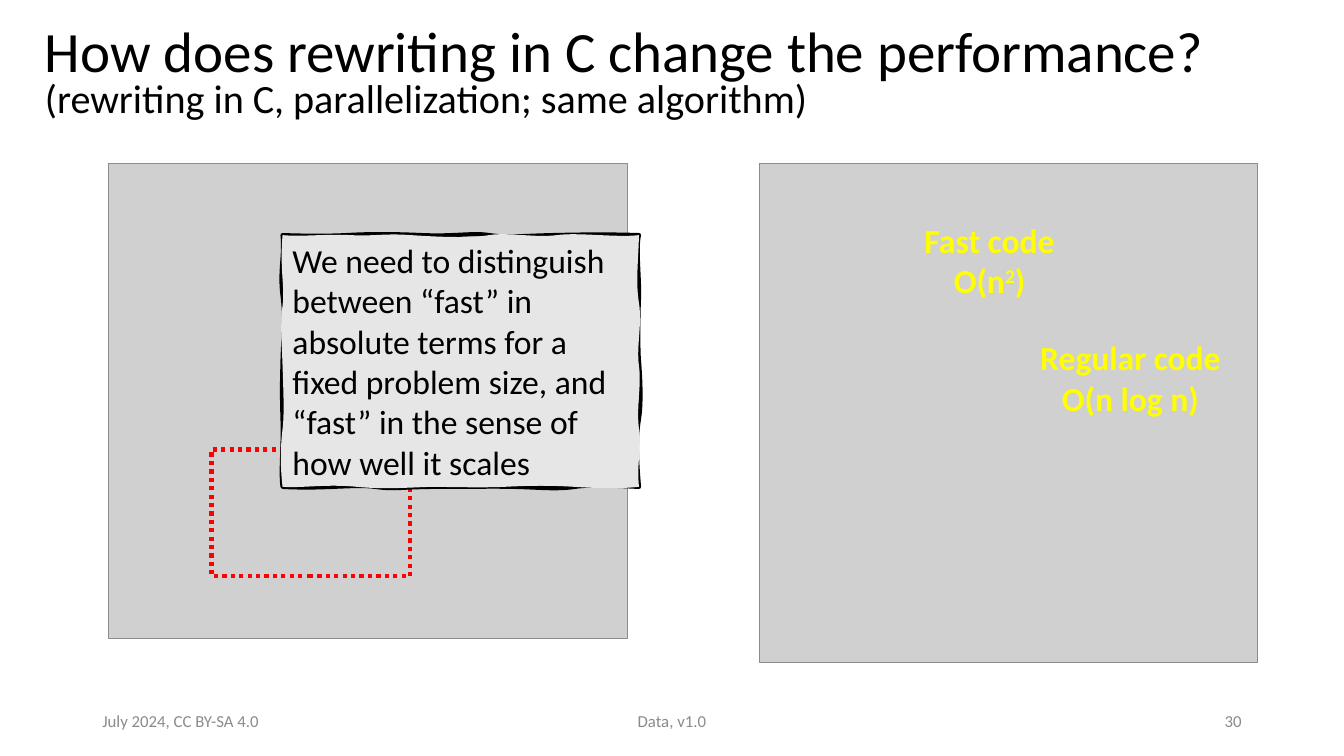
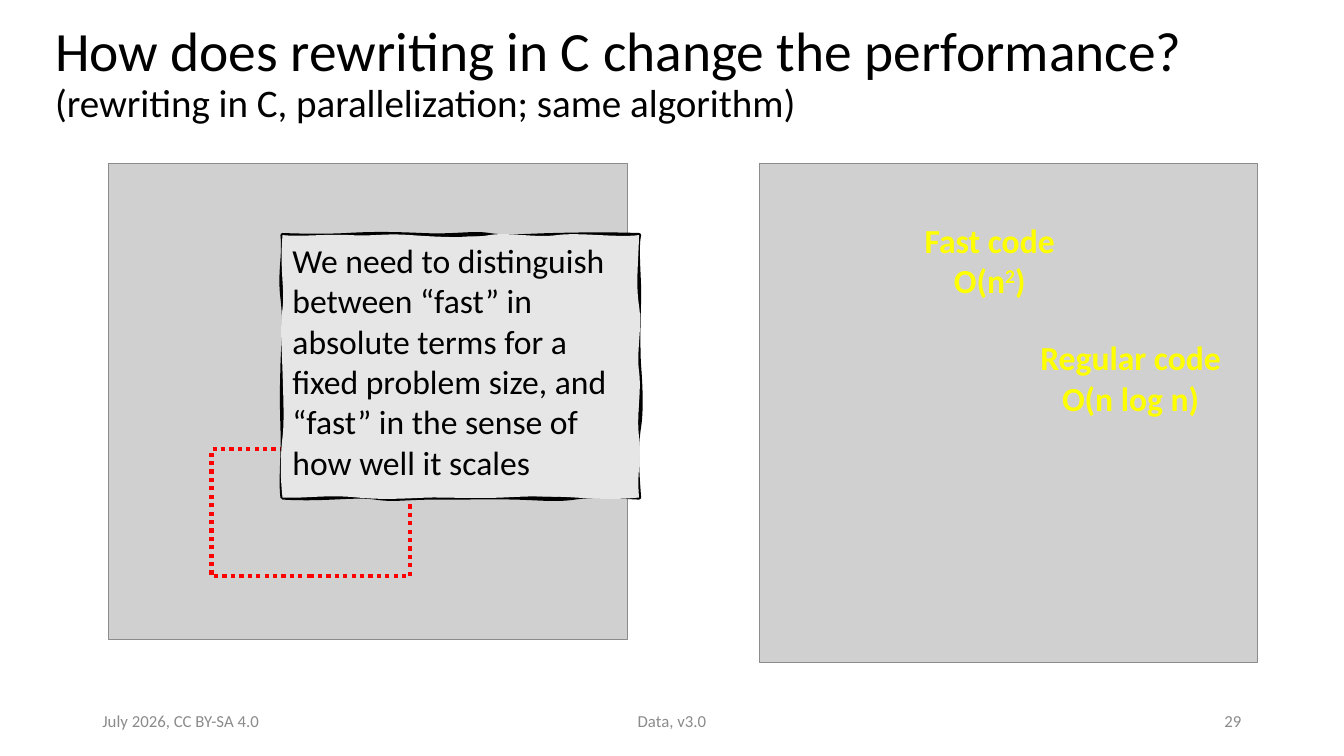
Before and after one commit to ASPP/data_class, a slide deck: slide 29 of data.pptx (slide 30 before the commit). Drawn at 1344x756 pixels with LibreOffice and Linux fonts; fonts in the diff are those of the drawing; grey boxes stand for pictures. Boxes give left, top, right and bottom in pixels: in the first picture for what was removed or moved away, otherwise in the second. Text is boxed around its words. In the diff, an @@ line names an element or a change of style, - is before the commit and + after.

Commit message:
One pass through the data slides

```diff
--- a/data.pptx
+++ b/data.pptx
@@ title "How does rewriting in C ..." at box(55, 32, 1182, 124): size 40.7 to 39.6 pt in "How does rewriting in C change the ..."; size 28.7 to 27.9 pt in "(rewriting in C, parallelization; same algorithm)"; line spacing 0.8 to 0.9 @@
@@ freeform shape "We need to distinguish between ...": place and size @@
-freeform shape "We need to distinguish between ..." at box(282, 235, 639, 487)
+freeform shape "We need to distinguish between ..." at box(282, 235, 639, 497)
@@ text at box(102, 715, 259, 730): text changed; text colour #8B8B8B to #8C8C8C @@
-July 2024, CC BY-SA 4.0
+July 2026, CC BY-SA 4.0
@@ text at box(638, 716, 706, 729): text changed; text colour #8B8B8B to #8C8C8C @@
-Data, v1.0
+Data, v3.0
@@ page number at box(1224, 716, 1241, 727): text changed; text colour #8B8B8B to #8C8C8C @@
-30
+29
```
Also in this commit, not shown: 30 other slides changed, 1 slide added, 2 slides removed.
